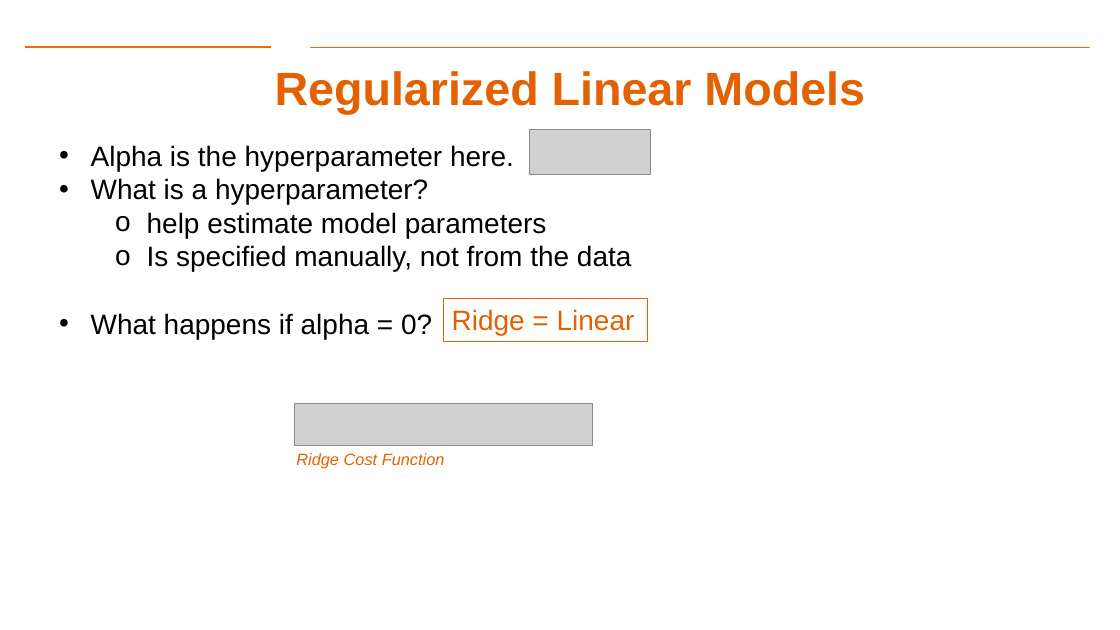
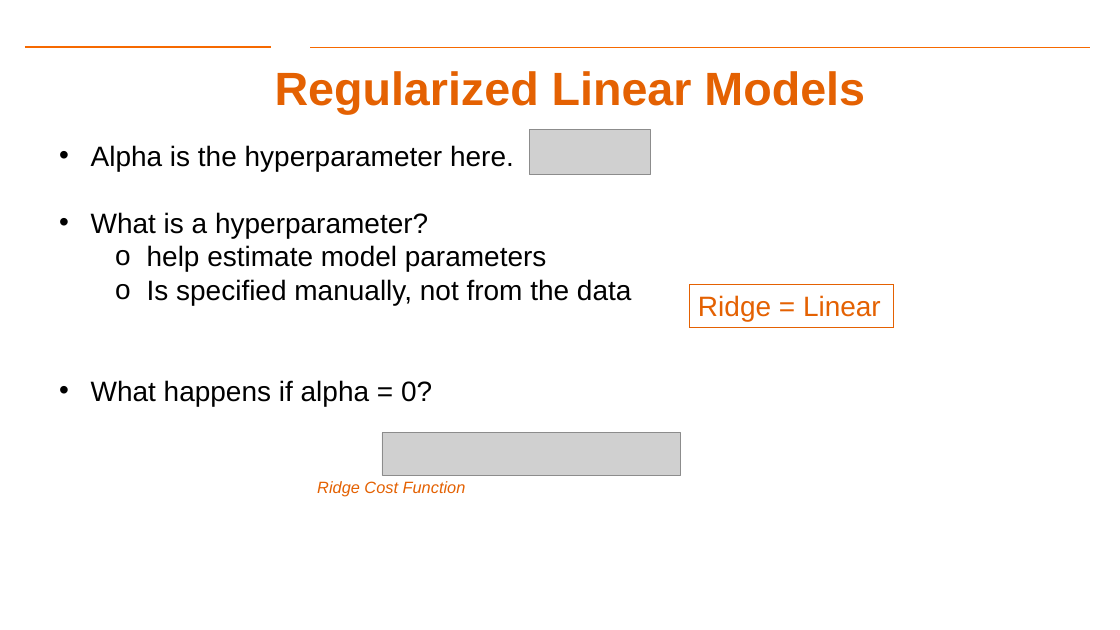
Before and after one commit to aiforsec/RIT-DSCI-633-FDS, a slide deck: slide 8 of Syllabus/Lecture05/Lec05.pptx. Drawn at 1120x630 pixels with LibreOffice and Linux fonts; fonts in the diff are those of the drawing; grey boxes stand for pictures; background and template pictures are left out. Boxes give left, top, right and bottom in pixels: in the first picture for what was removed or moved away, otherwise in the second. Text is boxed around its words. In the diff, an @@ line names an element or a change of style, - is before the commit and + after.

```diff
--- a/Syllabus/Lecture05/Lec05.pptx
+++ b/Syllabus/Lecture05/Lec05.pptx
@@ text "Alpha is the hyperparameter here." rewrapped from (91,145,631,339) to (91,145,631,406) @@
@@ rectangle "Ridge = Linear": place and size @@
-rectangle "Ridge = Linear" at (444,299,648,341)
+rectangle "Ridge = Linear" at (690,285,894,327)
@@ picture: place and size @@
-picture at (294,403,592,445)
+picture at (382,433,681,475)
@@ text "Ridge Cost Function": place and size @@
-text "Ridge Cost Function" at (296,453,445,469)
+text "Ridge Cost Function" at (317,481,466,497)
```
Also in this commit, not shown: 6 other slides changed, 4 slides added, 2 slides removed, 2 other files.
